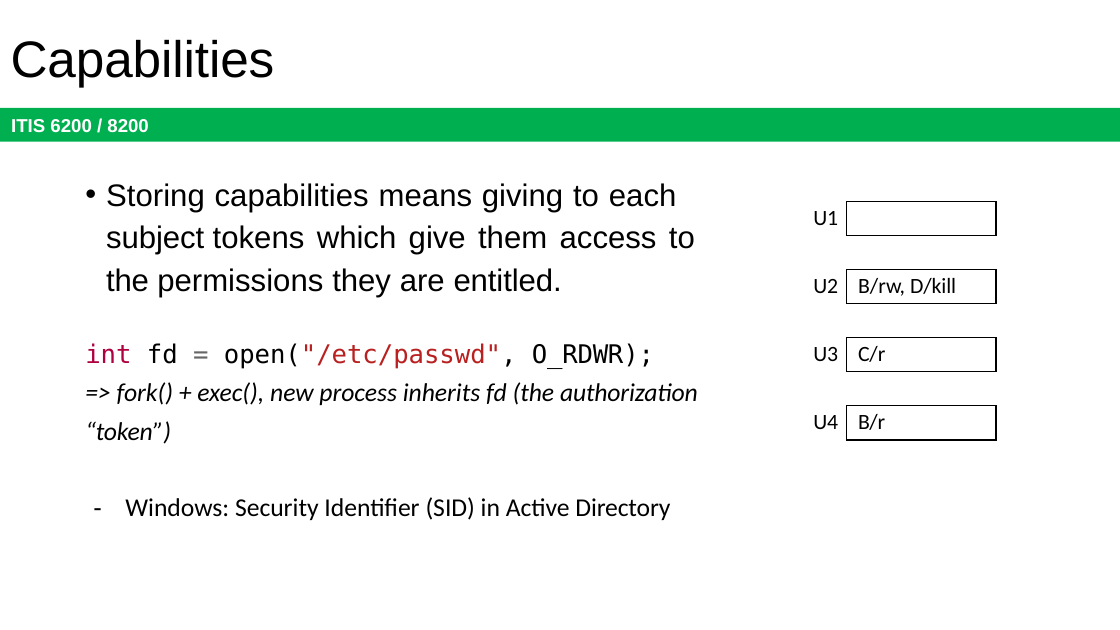
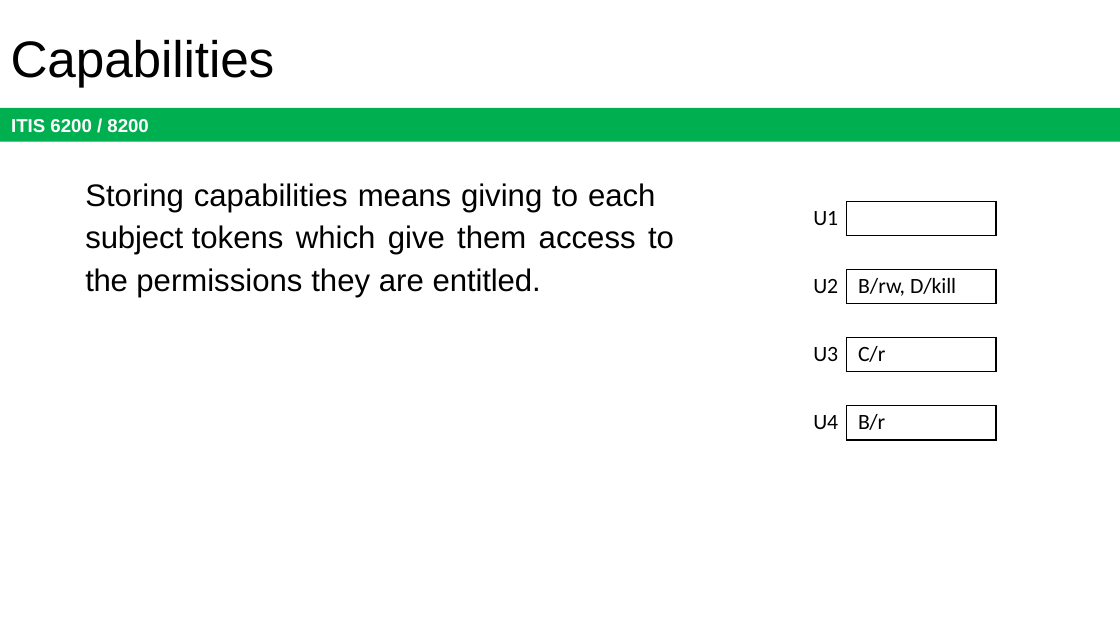
Before and after one commit to jx5c/github.io, a slide deck: slide 19 of teaching/ITIS6200/2023fa/lectures/lec09.pptx. Drawn at 1120x630 pixels with LibreOffice and Linux fonts; fonts in the diff are those of the drawing. Boxes give left, top, right and bottom in pixels: in the first picture for what was removed or moved away, otherwise in the second. Text is boxed around its words. In the diff, an @@ line names an element or a change of style, - is before the commit and + after.

```diff
--- a/teaching/ITIS6200/2023fa/lectures/lec09.pptx
+++ b/teaching/ITIS6200/2023fa/lectures/lec09.pptx
@@ text "Storing capabilities means giving to ..." at bbox=[85, 183, 674, 297]: bullet • to none @@
@@ text at bbox=[85, 343, 698, 520]: paragraphs removed @@
-int fd = open("/etc/passwd", O_RDWR);
-=> fork() + exec(), new process inherits fd (the authorization
-“token”)
-- Windows: Security Identifier (SID) in Active Directory
```
Also in this commit, not shown: 15 other slides changed, 1 slide removed, 1 other file.
